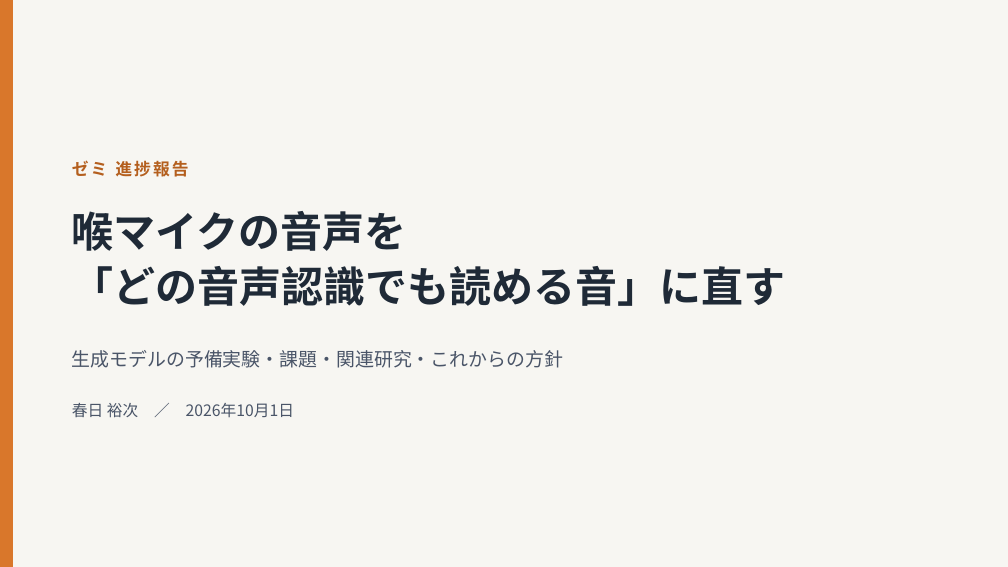
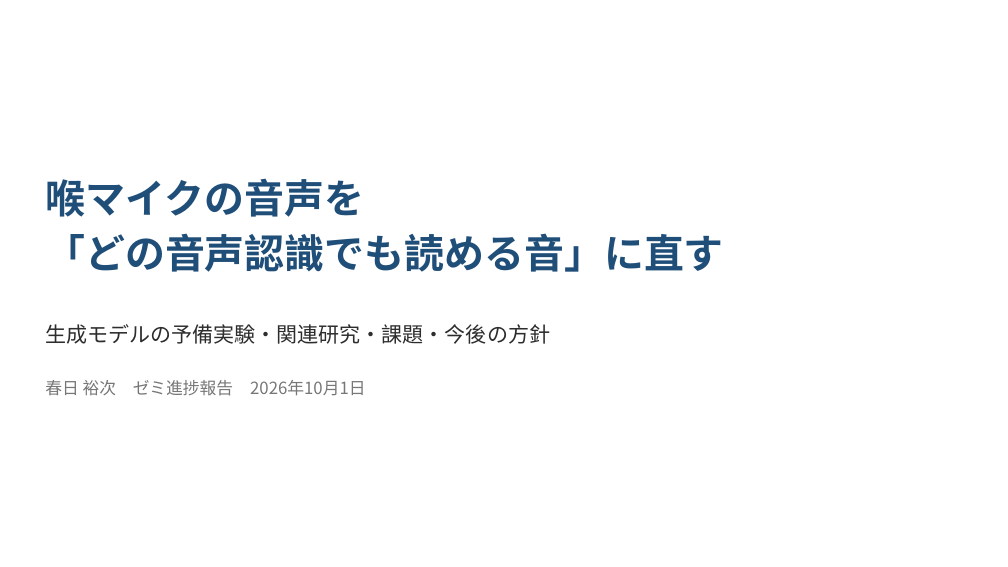
Before and after one commit to kasugayuji0716-art/bone-conduction-research, a slide deck: slide 1 of results/progress_slides_2026-10.pptx. Drawn at 1008x567 pixels with LibreOffice and Linux fonts; fonts in the diff are those of the drawing. Boxes give left, top, right and bottom in pixels: in the first picture for what was removed or moved away, otherwise in the second. Text is boxed around its words. In the diff, an @@ line names an element or a change of style, - is before the commit and + after.

```diff
--- a/results/progress_slides_2026-10.pptx
+++ b/results/progress_slides_2026-10.pptx
@@ background #F7F6F2 to #FFFFFF @@
@@ rectangle removed at [0,0,13,567] @@
@@ text "喉マイクの音声を": place and size @@
-text "喉マイクの音声を" at [72,211,785,306]
+text "喉マイクの音声を" at [45,178,724,272]
@@ text "喉マイクの音声を" at [45,178,724,272]: size 40 to 38 pt, text colour #1F2A37 to #1F4E79; line spacing 1.1 to 1.15 @@
@@ text removed at [72,160,188,177] @@
-ゼミ 進捗報告
@@ text at [45,324,550,344]: text changed; size 18 to 20 pt; text colour #4A5568 to #2D2D2D @@
-生成モデルの予備実験・課題・関連研究・これからの方針
+生成モデルの予備実験・関連研究・課題・今後の方針
@@ text at [45,380,365,396]: text changed; size 15 to 16 pt; text colour #4A5568 to #777777 @@
-春日 裕次 ／ 2026年10月1日
+春日 裕次 ゼミ進捗報告 2026年10月1日
```
Also in this commit, not shown: 5 other slides changed, 2 slides added, 3 other files.
